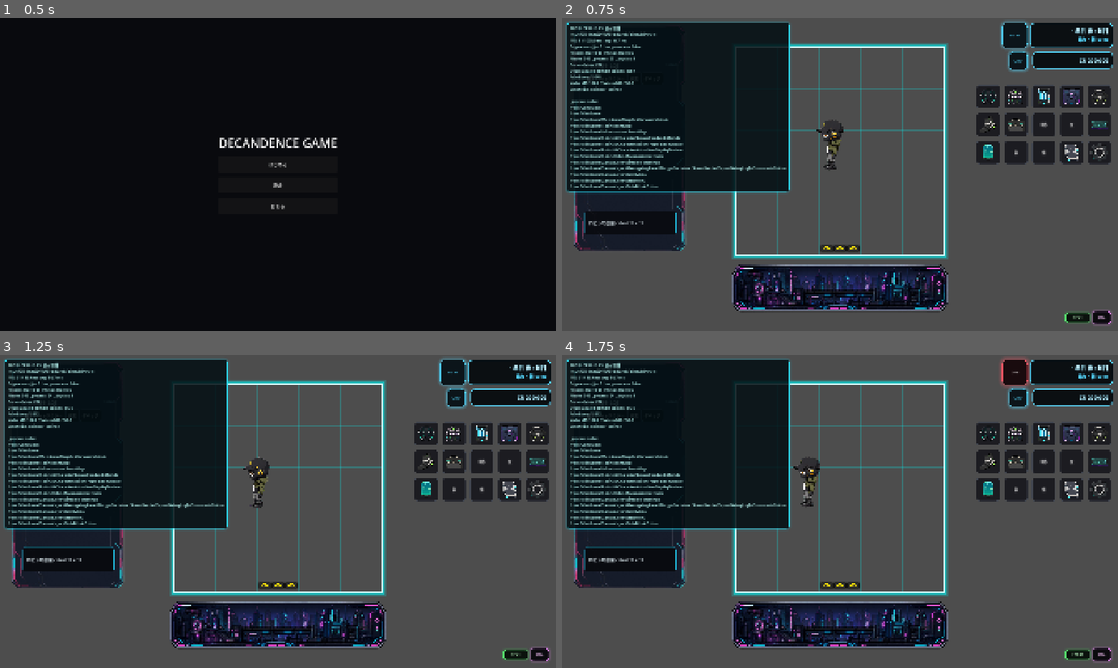
Above: before the commit, frames 1-4 (two rows, left to right).
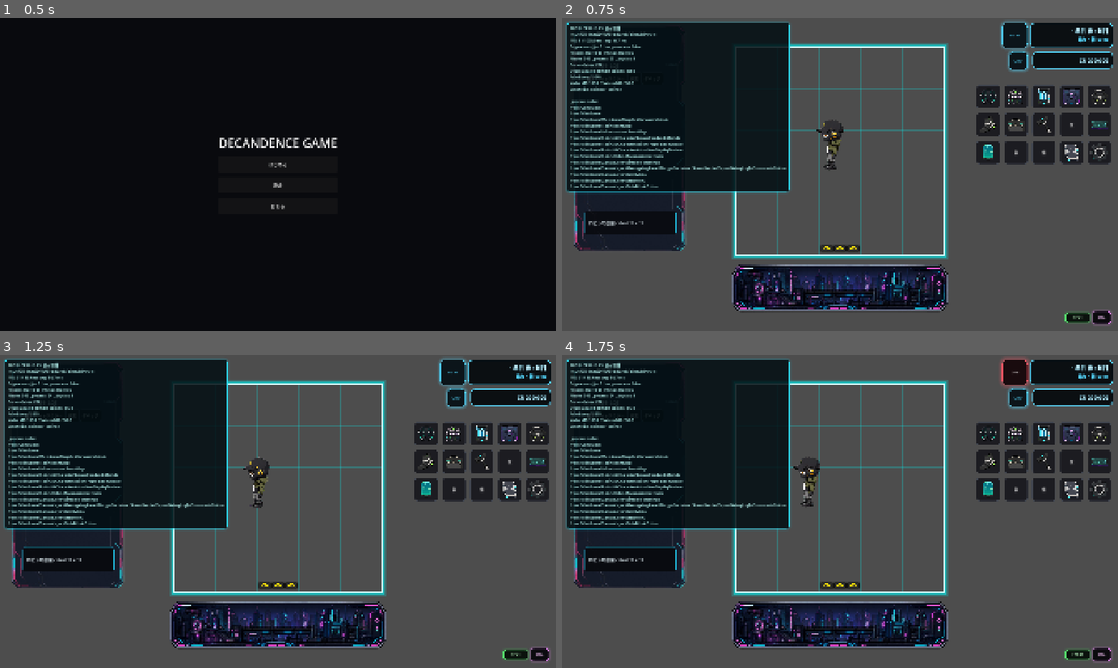
Above: after the commit, the same moments.

Repository: grimoire1089-coder/optimistic
Game: Godot game, scene res://Scenes/Boot/TitleScene.tscn
The game is run twice, just before and just after one commit, with the same random seed, the same clock (stepped at 60 frames per second) and the same inputs. Sound files missing from this copy of the repository are replaced by a short silence.
Inputs:
- Up to frame 1 (0.5 s): no input
- Up to frame 2 (0.75 s): click "はじめる" at 0.5 s
- Up to frame 3 (1.25 s): no input
- Up to frame 4 (1.75 s): click "BGM" at 1.25 s

Frame 1 is identical in both runs. In frame 2, less than 0.1% of the frame differs, in the area x 5-88%, y 17-37%; in frame 3, less than 0.1%, in the area x 5-88%, y 16-37%; in frame 4, less than 0.1%.

Commit message:
Set craft HUD button icon

Diff:
--- a/Scripts/UI/HUD/CraftButton.gd
+++ b/Scripts/UI/HUD/CraftButton.gd
@@ -2,6 +2,7 @@
 class_name CraftButton
 
 const DEFAULT_CLICK_SFX_PATH := "res://Assets/Audio/SFX/UI/UI_Click_001.ogg"
+const DEFAULT_CRAFT_ICON_PATH := "res://Assets/UI/Icons/Craft.png"
 const DEFAULT_LABEL_CODES := [0x5236, 0x4f5c]
 
 @export var label_text: String = ""
@@ -9,11 +10,17 @@
 @export var fallback_group_name: StringName = &"craft_menu"
 @export var click_sfx: AudioStream
 @export var click_sfx_volume_db: float = 0.0
+@export var craft_icon: Texture2D
 
 
 func _ready() -> void:
 	_apply_square_button_layout()
-	text = _get_label_text()
+	_load_default_craft_icon_if_needed()
+	if icon != null:
+		HudButtonStyle.apply_icon_button_layout(self)
+		text = ""
+	else:
+		text = _get_label_text()
 	_load_default_click_sfx_if_needed()
 	pressed.connect(_on_pressed)
 	call_deferred("_apply_hud_button_layout_after_parent")
@@ -70,6 +77,15 @@
 		click_sfx = load(DEFAULT_CLICK_SFX_PATH) as AudioStream
 
 
+func _load_default_craft_icon_if_needed() -> void:
+	if craft_icon == null and icon != null:
+		craft_icon = icon
+	if craft_icon == null and ResourceLoader.exists(DEFAULT_CRAFT_ICON_PATH):
+		craft_icon = load(DEFAULT_CRAFT_ICON_PATH) as Texture2D
+	if craft_icon != null:
+		icon = craft_icon
+
+
 func _apply_square_button_layout() -> void:
 	HudButtonStyle.apply_square_button_layout(
 		self,
